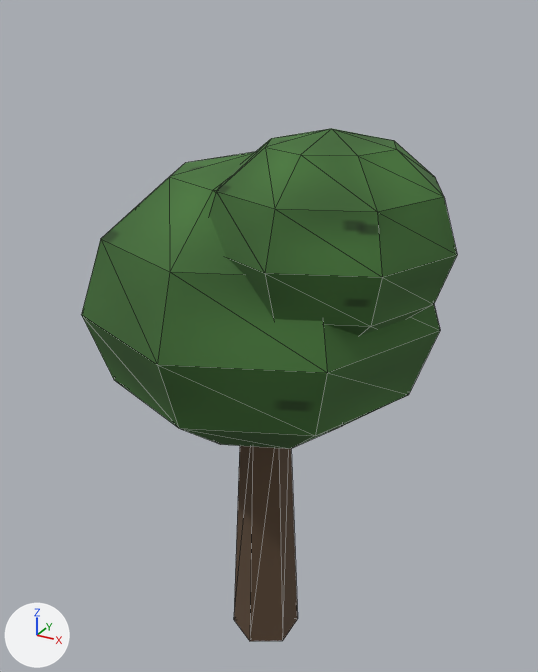
Two versions of the glTF model public/assets/models/props/tree-oak.glb, one commit apart.
One viewpoint serves both versions: a camera (50 mm lens) standing at (1.046, -1.877, 2.108) and looking at (-0.009, 0.042, 1.148). Lighting does not change. The marker at lower left points along +X, +Y and +Z. The picture after the commit comes second. Mesh edges are drawn as thin lines. Where no turn or scale is listed for an object, it has been applied to the vertices. Vertices at exactly the same position are counted once.

Objects in the first picture: 'canopy', 'canopy_top', 'trunk'.
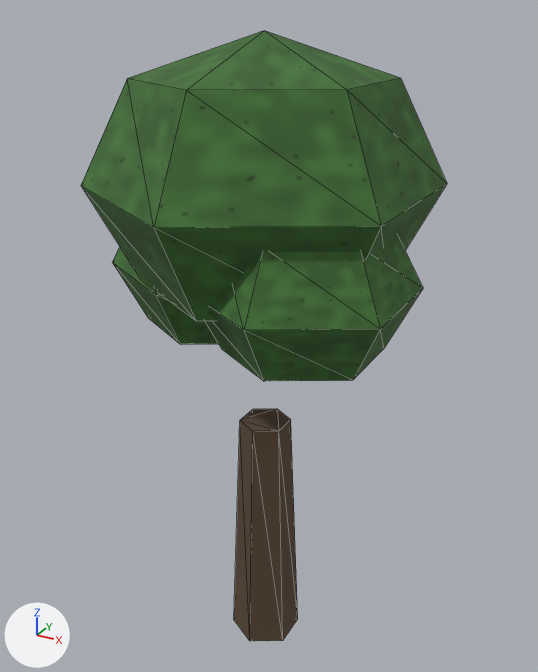
The newer file is also rescaled (x0.833) as a whole; pictures and numbers use the older file's frame.

Where the change shows, as pixel boxes [x1, y1, x2, y2] in the pictures (538 x 672 px):
```json
{"object": "canopy_0", "change": "added", "after": [81, 30, 447, 321], "on screen": "green"}
{"object": "canopy", "change": "deleted", "before": [81, 152, 440, 449], "on screen": "green"}
{"object": "canopy_top", "change": "deleted", "before": [209, 129, 457, 336], "on screen": "green"}
{"object": "canopy_2", "change": "added", "after": [205, 236, 423, 381], "on screen": "green"}
{"object": "trunk", "change": "reshaped", "before": [234, 446, 298, 641], "after": [234, 409, 298, 641]}
{"object": "canopy_1", "change": "added", "after": [112, 247, 218, 344], "on screen": "green"}
```

Scene script edits in JSON lines:
```json
{"block": "me_mesh_0", "where": "# used by ob_trunk; location = (0.0, 0.0, 0.45)"}
{"op": "remove", "block": "me_mesh_0", "code": "me_mesh_0.from_pydata(...)  # 16 vertices, 24 faces; spans x -0.104..0.104, y -0.12..0.12, z -0.45..0.45"}
{"op": "add", "block": "me_mesh_0", "code": "me_mesh_0.from_pydata(...)  # 12 vertices, 20 faces; spans x -0.104..0.104, y -0.12..0.12, z -0.45..0.414"}
{"block": "me_mesh_0", "change": "me_mesh_0 part 1"}
{"block": "me_mesh_0", "change": "10 vertices are removed from x -0.069..0.069, y -0.12..0.08, z -0.45..0.45"}
{"block": "me_mesh_0", "change": "24 faces are deleted"}
{"block": "me_mesh_0", "change": "6 vertices are added at (0.0, 0.084, 0.414), (0.073, 0.042, 0.414), (0.073, -0.042, 0.414), (0.0, -0.084, 0.414), (-0.073, -0.042, 0.414), (-0.073, 0.042, 0.414)"}
{"block": "me_mesh_0", "change": "20 new faces join them"}
{"op": "add", "block": "me_canopy_2", "code": ["me_canopy_2 = bpy.data.meshes.new('canopy_2')", "me_canopy_2.from_pydata(...)  # a UV sphere (6 segments, 4 rings, poles along z) spanning x -0.284..0.284, y -0.327..0.327, z -0.255..0.255", "me_canopy_2.materials.append(mat_env_foliage)  # picture img_env_atlas_albedo_png"]}
{"op": "add", "block": "me_canopy_1", "code": ["me_canopy_1 = bpy.data.meshes.new('canopy_1')", "me_canopy_1.from_pydata(...)  # a UV sphere (6 segments, 4 rings, poles along z) spanning x -0.311..0.311, y -0.359..0.359, z -0.28..0.28", "me_canopy_1.materials.append(mat_env_foliage)  # picture img_env_atlas_albedo_png"]}
{"op": "add", "block": "me_canopy_0", "code": ["me_canopy_0 = bpy.data.meshes.new('canopy_0')", "me_canopy_0.from_pydata(...)  # a UV sphere (6 segments, 4 rings, poles along z) spanning x -0.457..0.457, y -0.528..0.528, z -0.412..0.412", "me_canopy_0.materials.append(mat_env_foliage)  # picture img_env_atlas_albedo_png"]}
{"op": "remove", "block": "ob_canopy", "code": ["ob_canopy = bpy.data.objects.new('canopy', me_mesh_1)", "ob_canopy.location = (0.0, 0.0, 1.3)"]}
{"op": "remove", "block": "ob_canopy_top", "code": ["ob_canopy_top = bpy.data.objects.new('canopy_top', me_mesh_2)", "ob_canopy_top.location = (0.25, -0.1, 1.55)"]}
{"op": "add", "block": "ob_canopy_2", "code": ["ob_canopy_2 = bpy.data.objects.new('canopy_2', me_canopy_2)", "ob_canopy_2.location = (0.201, -0.137, 1.402)"]}
{"op": "add", "block": "ob_canopy_1", "code": ["ob_canopy_1 = bpy.data.objects.new('canopy_1', me_canopy_1)", "ob_canopy_1.location = (-0.222, 0.106, 1.345)"]}
{"op": "add", "block": "ob_canopy_0", "code": ["ob_canopy_0 = bpy.data.objects.new('canopy_0', me_canopy_0)", "ob_canopy_0.location = (0.0, 0.0, 1.643)"]}
```
